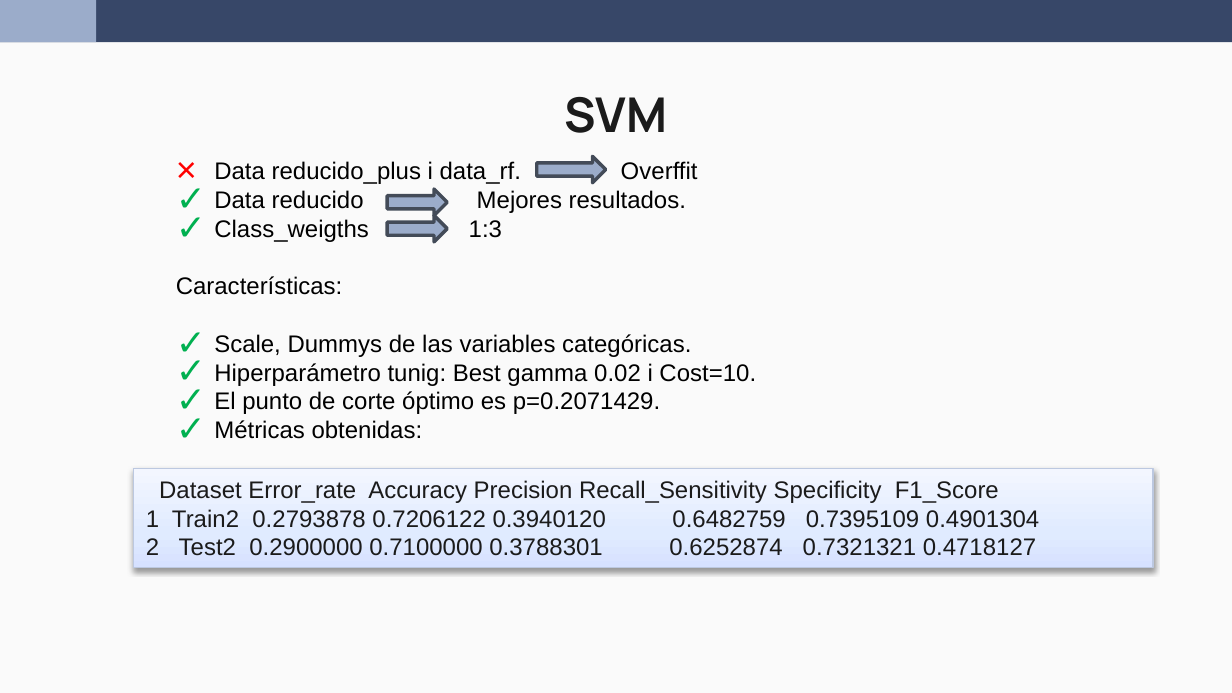
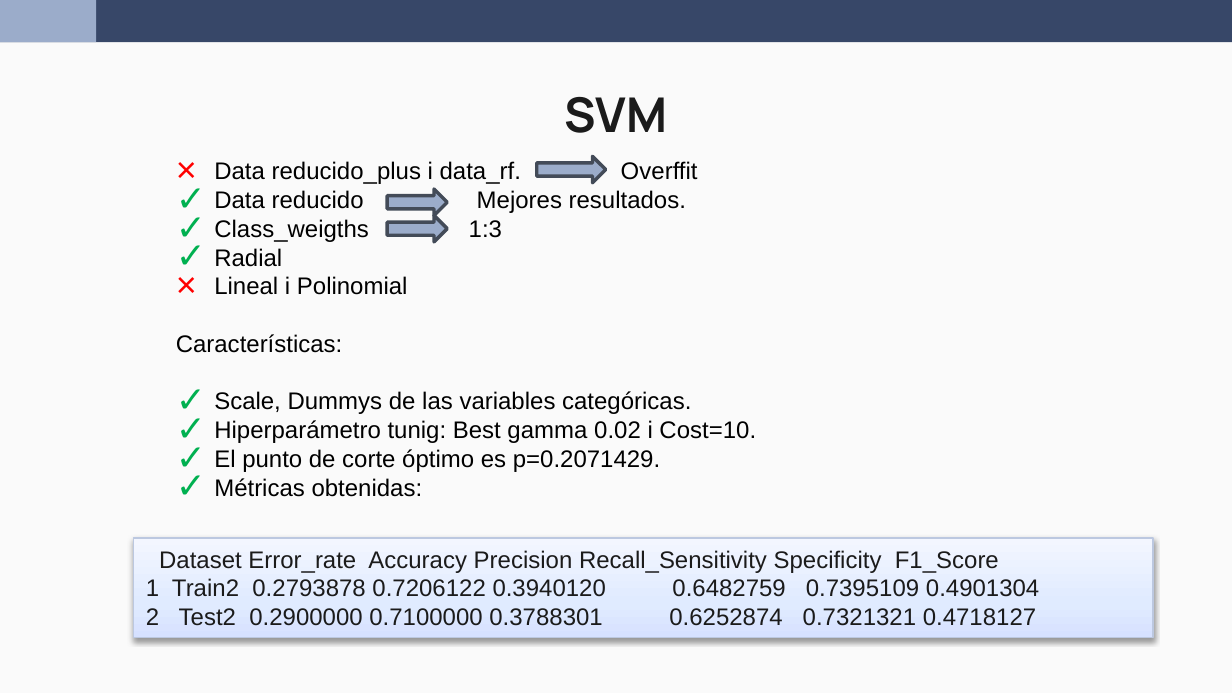
Before and after one commit to wen2111/Mineria, a slide deck: slide 11 of Entrega_2/00.REPORTE/Reporte_Grupo5_new.pptx. Drawn at 1232x693 pixels with LibreOffice and Linux fonts; fonts in the diff are those of the drawing. Boxes give left, top, right and bottom in pixels: in the first picture for what was removed or moved away, otherwise in the second. Text is boxed around its words. In the diff, an @@ line names an element or a change of style, - is before the commit and + after.

```diff
--- a/Entrega_2/00.REPORTE/Reporte_Grupo5_new.pptx
+++ b/Entrega_2/00.REPORTE/Reporte_Grupo5_new.pptx
@@ text at [214, 248, 408, 295]: paragraphs added @@
+✓ Radial
+× Lineal i Polinomial
@@ rectangle "Dataset Error_rate Accuracy Precision Recall_Sensitivity ...": place and size @@
-rectangle "Dataset Error_rate Accuracy Precision Recall_Sensitivity ..." at [134, 468, 1153, 568]
+rectangle "Dataset Error_rate Accuracy Precision Recall_Sensitivity ..." at [134, 538, 1153, 638]
```
Also in this commit, not shown: 5 other slides changed.
